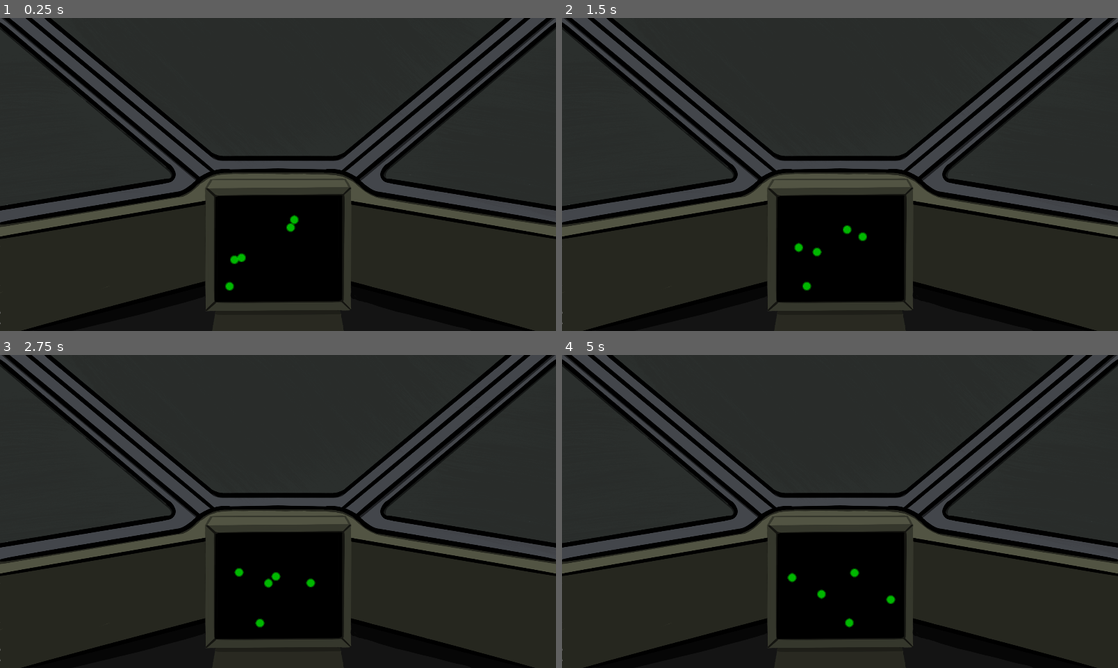
Above: before the commit, frames 1-4 (two rows, left to right).
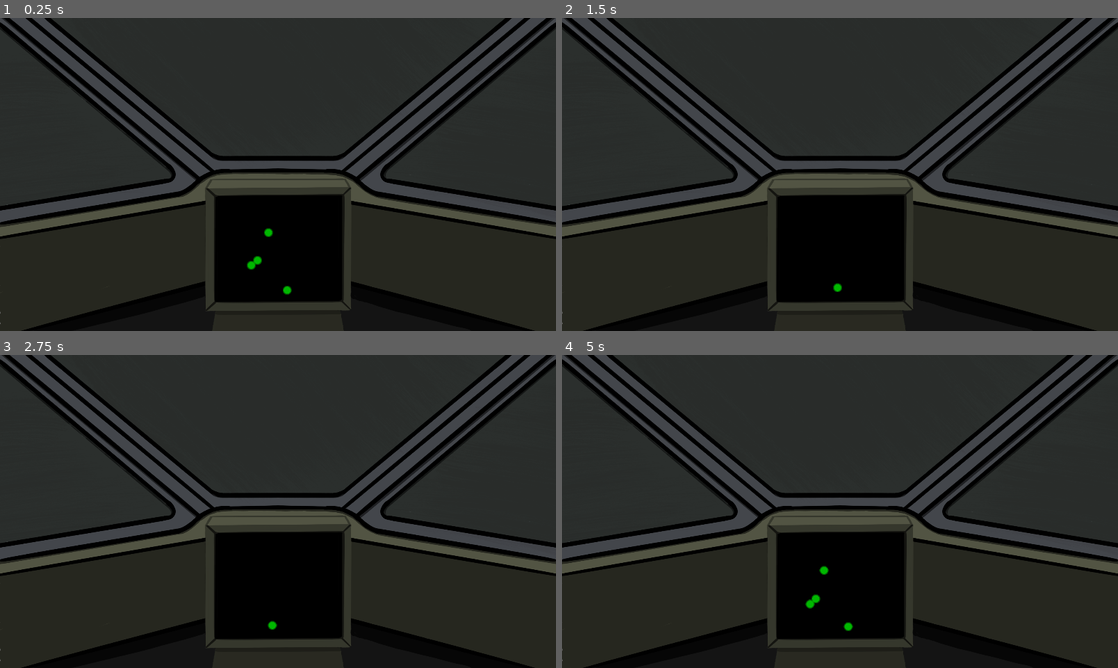
Above: after the commit, the same moments.

Repository: Syldarion/GWJ30_Heartbeat
Game: Godot game, scene res://scenes/CockpitRoot.tscn
Two runs of this game, one before a commit and one after it. Both use one fixed random seed, a clock stepped at 60 frames per second and the inputs below. This scene is started directly instead of the project's main scene.
Inputs (mouse positions are in pixels of both pictures, inside the frame that each line leads up to):
- Up to frame 1 (0.25 s): no input
- Up to frame 2 (1.5 s): move the mouse to (962, 158) at 0.52 s; hold D (turn_right, bound only after the commit) 0.53-1.28 s; move the mouse to (728, 190) at 1.27 s; hold A (turn_left, bound only after the commit) from 1.28 s (still down)
- Up to frame 3 (2.75 s): move the mouse to (333, 442) at 2.02 s; release A (turn_left, bound only after the commit) at 2.03 s; hold D (turn_right, bound only after the commit) from 2.03 s (still down)
- Up to frame 4 (5 s): move the mouse to (812, 574) at 2.77 s; move the mouse to (1006, 558) at 3.52 s; release D (turn_right, bound only after the commit) at 3.53 s; hold A (turn_left, bound only after the commit) from 3.53 s (still down); tap Enter at 4.25 s; move the mouse to (673, 464) at 4.27 s

The runs differ from the first frame. In frame 1, 0.3% of the frame differs, in the area x 40-54%, y 62-89%; in frame 2, 0.2%; in frame 3, 0.2%; in frame 4, 0.3%.

Commit message:
Added the cockpit controller
Moved some of the target logic from the heartbeat sensor up to
the cockpit, and made it so the cockpit can rotate and pick up
targets in front of it.

Diff:
--- a/project.godot
+++ b/project.godot
@@ -8,9 +8,20 @@
 
 config_version=4
 
-_global_script_classes=[  ]
+_global_script_classes=[ {
+"base": "Node",
+"class": "HeartSensor",
+"language": "GDScript",
+"path": "res://scripts/heart_sensor.gd"
+}, {
+"base": "Object",
+"class": "SensorTarget",
+"language": "GDScript",
+"path": "res://scripts/sensor_target.gd"
+} ]
 _global_script_class_icons={
-
+"HeartSensor": "",
+"SensorTarget": ""
 }
 
 [application]
@@ -32,6 +43,19 @@
 window/stretch/mode="2d"
 window/stretch/aspect="keep"
 
+[input]
+
+turn_left={
+"deadzone": 0.5,
+"events": [ Object(InputEventKey,"resource_local_to_scene":false,"resource_name":"","device":0,"alt":false,"shift":false,"control":false,"meta":false,"command":false,"pressed":false,"scancode":65,"unicode":0,"echo":false,"script":null)
+ ]
+}
+turn_right={
+"deadzone": 0.5,
+"events": [ Object(InputEventKey,"resource_local_to_scene":false,"resource_name":"","device":0,"alt":false,"shift":false,"control":false,"meta":false,"command":false,"pressed":false,"scancode":68,"unicode":0,"echo":false,"script":null)
+ ]
+}
+
 [rendering]
 
 quality/driver/driver_name="GLES2"
--- a/scenes/CockpitRoot.tscn
+++ b/scenes/CockpitRoot.tscn
@@ -1,10 +1,15 @@
-[gd_scene load_steps=4 format=2]
+[gd_scene load_steps=5 format=2]
 
 [ext_resource path="res://scenes/TargetDot.tscn" type="PackedScene" id=1]
 [ext_resource path="res://sprites/Cockpit_Mockup.png" type="Texture" id=2]
 [ext_resource path="res://scripts/heart_sensor.gd" type="Script" id=3]
+[ext_resource path="res://scripts/cockpit.gd" type="Script" id=4]
 
 [node name="CockpitRoot" type="Node2D"]
+script = ExtResource( 4 )
+heartbeat_sensor_node_path = NodePath("HeartSensor")
+turn_speed = 90.0
+viewing_angle = 40.0
 
 [node name="Sprite" type="Sprite" parent="."]
 texture = ExtResource( 2 )
@@ -17,4 +22,3 @@
 dot_parent_node_path = NodePath(".")
 scanner_pixel_width = 420.0
 scanner_pixel_height = 340.0
-test_target_speed = 1
--- a/scenes/HeartSensor.tscn
+++ b/scenes/HeartSensor.tscn
@@ -13,7 +13,6 @@
 dot_parent_node_path = NodePath("SensorBackgroundSprite")
 scanner_width = 10.0
 scanner_height = 10.0
-test_target_speed = 1
 
 [node name="SensorBackgroundSprite" type="Sprite" parent="."]
 position = Vector2( 640, 617 )
--- /dev/null
+++ b/scripts/cockpit.gd
@@ -0,0 +1,115 @@
+extends Node
+
+export(NodePath) var heartbeat_sensor_node_path
+
+export var forward_speed = 1.0
+export var backward_speed = 1.0
+export var turn_speed = 15.0
+
+export var sensor_distance = 10.0
+export var viewing_angle = 45.0
+
+onready var heartbeat_sensor = get_node(heartbeat_sensor_node_path) as HeartSensor
+
+var level_position = Vector2(0.0, 0.0)
+var rotation = 0.0
+
+# Ready to fire = ammo_loaded true, shell_empty false, loader_retracted false
+# after firing, shell_empty = true
+# then the pilot retracts the loader, removes the empty shell
+# loads a new shell, and pushes the loader back into place
+var ammo_loaded = false
+var shell_empty = false
+var loader_retracted = true
+
+var active_targets = {}
+var locked_target: SensorTarget
+
+func _ready():
+	var rng = RandomNumberGenerator.new()
+	rng.randomize()
+
+	for i in range(5):
+		var new_target = SensorTarget.new()
+		new_target.target_name = "target_%d" % i
+		var rand_dist = rng.randf_range(1.0, sensor_distance - 1.0)
+		var rand_ang = deg2rad(rng.randf() * 360.0)
+
+		new_target.target_location = polar2cartesian(rand_dist, rand_ang)
+		active_targets[new_target.target_name] = new_target
+
+	for target in active_targets:
+		heartbeat_sensor.add_target(active_targets[target])
+
+func _process(delta):
+	if Input.is_action_pressed("turn_left"):
+		rotation -= deg2rad(turn_speed) * delta
+		print(rotation)
+	elif Input.is_action_pressed("turn_right"):
+		rotation += deg2rad(turn_speed) * delta
+		print(rotation)
+
+	for target in active_targets:
+		var target_pos_transformed = convert_world_to_local(active_targets[target].target_location)
+		var temp_x = target_pos_transformed.x
+		var temp_y = target_pos_transformed.y
+
+		var rad90 = deg2rad(-90)
+
+		var new_x = temp_x * cos(rad90) - temp_y * sin(rad90)
+		var new_y = temp_x * sin(rad90) + temp_y * cos(rad90)
+
+		var visible = point_in_vision(active_targets[target].target_location)
+
+		heartbeat_sensor.update_target(active_targets[target], Vector2(new_x, new_y), visible)
+
+func load_shell():
+	if ammo_loaded or !loader_retracted:
+		return
+
+	ammo_loaded = true
+	shell_empty = false
+
+func unload_shell():
+	if !ammo_loaded or !loader_retracted:
+		return
+
+	ammo_loaded = false
+
+func fire_shell():
+	if !ammo_loaded or shell_empty or loader_retracted:
+		return
+
+	shell_empty = true
+
+func retract_loader():
+	if loader_retracted:
+		return
+
+	loader_retracted = true
+
+func extend_loader():
+	if !loader_retracted:
+		return
+
+	loader_retracted = false
+
+func rotate_mech(direction):
+	pass
+
+func move_forward():
+	pass
+
+func move_backward():
+	pass
+
+func convert_world_to_local(point: Vector2) -> Vector2:
+	var local_x = (point.x - level_position.x) * cos(rotation) + (point.y - level_position.y) * sin(rotation)
+	var local_y = -(point.x - level_position.x) * sin(rotation) + (point.y - level_position.y) * cos(rotation)
+	return Vector2(local_x, local_y)
+
+func point_in_vision(point: Vector2) -> bool:
+	var local = convert_world_to_local(point)
+	var polar = cartesian2polar(local.x, local.y)
+
+	return polar.y >= deg2rad(-viewing_angle) and polar.y <= deg2rad(viewing_angle) and polar.x <= sensor_distance
--- a/scripts/heart_sensor.gd
+++ b/scripts/heart_sensor.gd
@@ -1,5 +1,6 @@
 extends Node
 
+class_name HeartSensor
 
 export(PackedScene) var target_dot_scene
 export(NodePath) var dot_parent_node_path
@@ -9,29 +10,25 @@
 export var scanner_pixel_width = 0.0
 export var scanner_pixel_height = 0.0
 
-export var test_target_count = 5
-export var test_target_speed = 100
-
 var targets = {}
 var target_dots = {}
 
-var test_target_destinations = {}
-
-var rng = RandomNumberGenerator.new()
-
 onready var dot_parent_node = get_node(dot_parent_node_path)
 
-class SensorTarget:
-	var target_name: String
-	var target_location: Vector2
-
 func _ready():
-	rng.randomize()
-	test_spawn_targets()
+	pass
 
 func _process(delta):
-	test_move_targets(delta)
-	update_target_dots()
+	# update_target_dots()
+	pass
+
+func update_target(target: SensorTarget, position, visible):
+	if not visible:
+		target_dots[target.target_name].hide()
+		return
+
+	target_dots[target.target_name].show()
+	target_dots[target.target_name].position = convert_target_location(position)
 
 func update_target_dots():
 	for target_name in targets:
@@ -39,7 +36,7 @@
 
 func convert_target_location(location: Vector2) -> Vector2:
 	var x = location.x * (scanner_pixel_width / scanner_width)
-	var y = location.y * (scanner_pixel_height / scanner_height) - (scanner_pixel_height / 2)
+	var y = location.y * (scanner_pixel_height / scanner_height) + (scanner_pixel_height / 2)
 	return Vector2(x, y)
 
 func add_target(target: SensorTarget):
@@ -59,24 +56,3 @@
 	var new_dot = target_dot_scene.instance()
 	dot_parent_node.add_child(new_dot)
 	return new_dot
-
-func test_spawn_targets():
-	for i in range(test_target_count):
-		var new_target = SensorTarget.new()
-		new_target.target_name = "target_%d" % i
-		new_target.target_location = get_random_sensor_position()
-		add_target(new_target)
-		test_target_destinations[new_target.target_name] = get_random_sensor_position()
-
-func test_move_targets(delta):
-	for target_name in targets:
-		if test_distance_to_target(targets[target_name]) < delta:
-			test_target_destinations[target_name] = get_random_sensor_position()
-		var direction = (test_target_destinations[target_name] - targets[target_name].target_location).normalized()
-		targets[target_name].target_location += direction * delta * test_target_speed
-
-func test_distance_to_target(target: SensorTarget):
-	return target.target_location.distance_to(test_target_destinations[target.target_name])
-
-func get_random_sensor_position():
-	return Vector2((rng.randf() - 0.5) * scanner_width, rng.randf() * scanner_height)
--- a/scripts/input_manager.gd
+++ b/scripts/input_manager.gd
@@ -4,8 +4,7 @@
 	pass # Replace with function body.
 
 func _input(event):
-	if not (event is InputEventMouseMotion):
-		print(event.as_text())
+	pass
 
 # Called every frame. 'delta' is the elapsed time since the previous frame.
 #func _process(delta):
--- /dev/null
+++ b/scripts/sensor_target.gd
@@ -0,0 +1,6 @@
+extends Object
+
+class_name SensorTarget
+
+var target_name: String
+var target_location: Vector2
